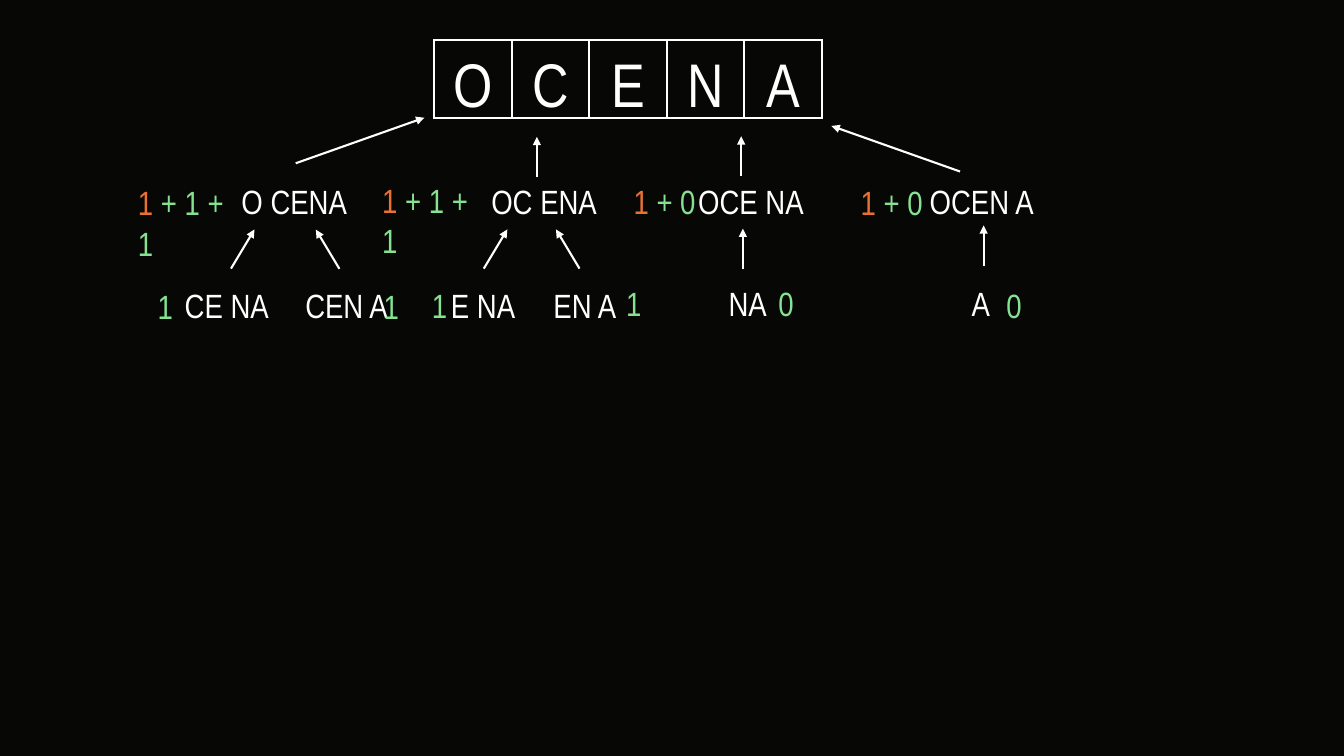
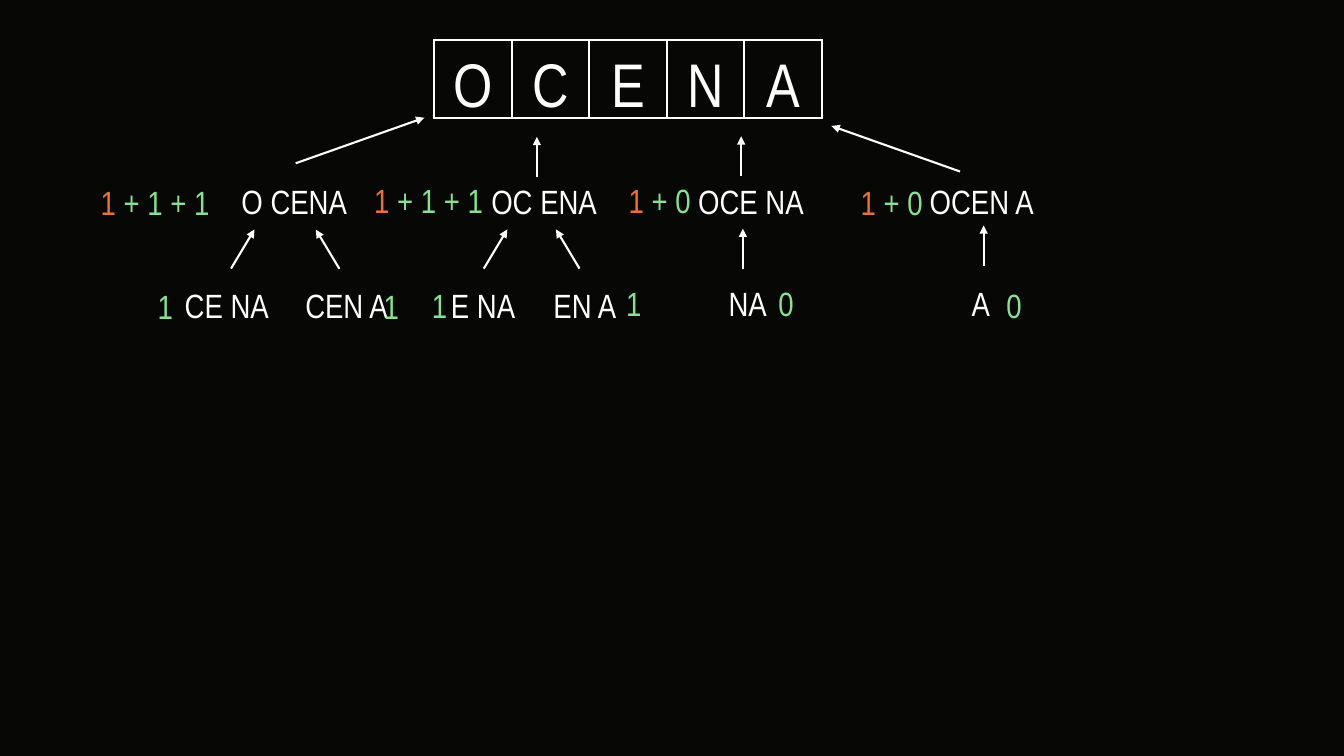
Before and after one commit to Grzeslaw115/ODI, a slide deck: slide 15 of 2023-24/Etap I/Prezentacje/zadanie3.pptx. Drawn at 1344x756 pixels with LibreOffice and Linux fonts; fonts in the diff are those of the drawing. Boxes give left, top, right and bottom in pixels: in the first picture for what was removed or moved away, otherwise in the second. Text is boxed around its words. In the diff, an @@ line names an element or a change of style, - is before the commit and + after.

```diff
--- a/2023-24/Etap I/Prezentacje/zadanie3.pptx
+++ b/2023-24/Etap I/Prezentacje/zadanie3.pptx
@@ text "1 + 1 + 1" rewrapped from [138, 192, 200, 256] to [101, 192, 209, 215] @@
@@ text "1 + 1 + 1" rewrapped from [382, 190, 444, 253] to [374, 190, 483, 213] @@
@@ text "1 + 0": place and size @@
-text "1 + 0" at [634, 190, 695, 215]
+text "1 + 0" at [629, 189, 690, 214]
```
Also in this commit, not shown: 2 other slides changed, 6 other files.
